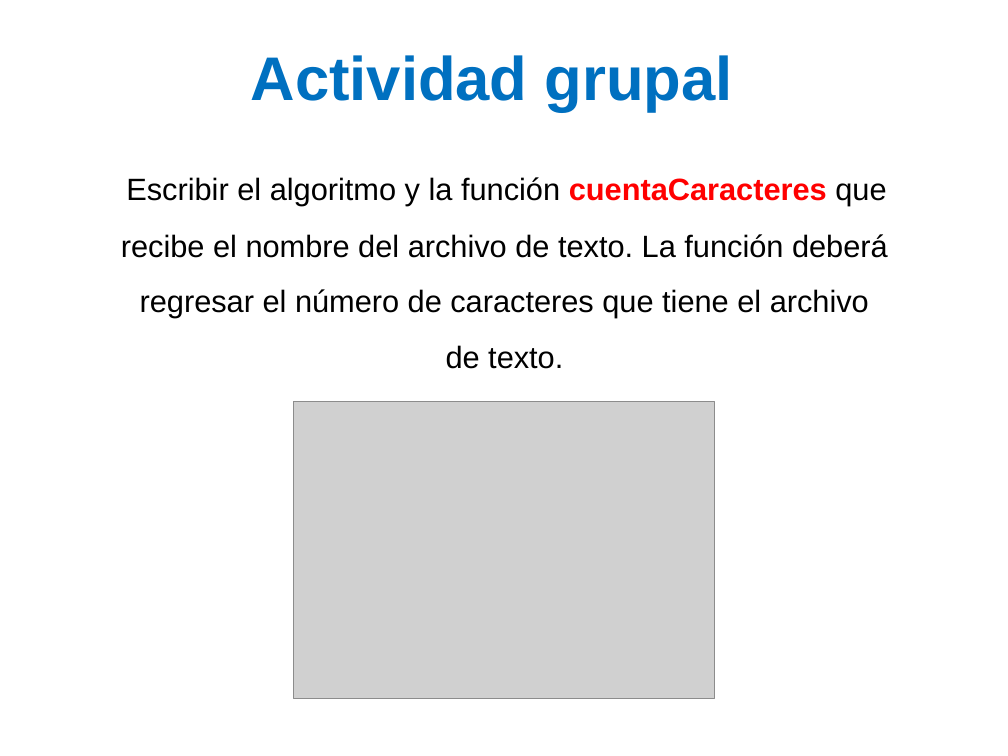
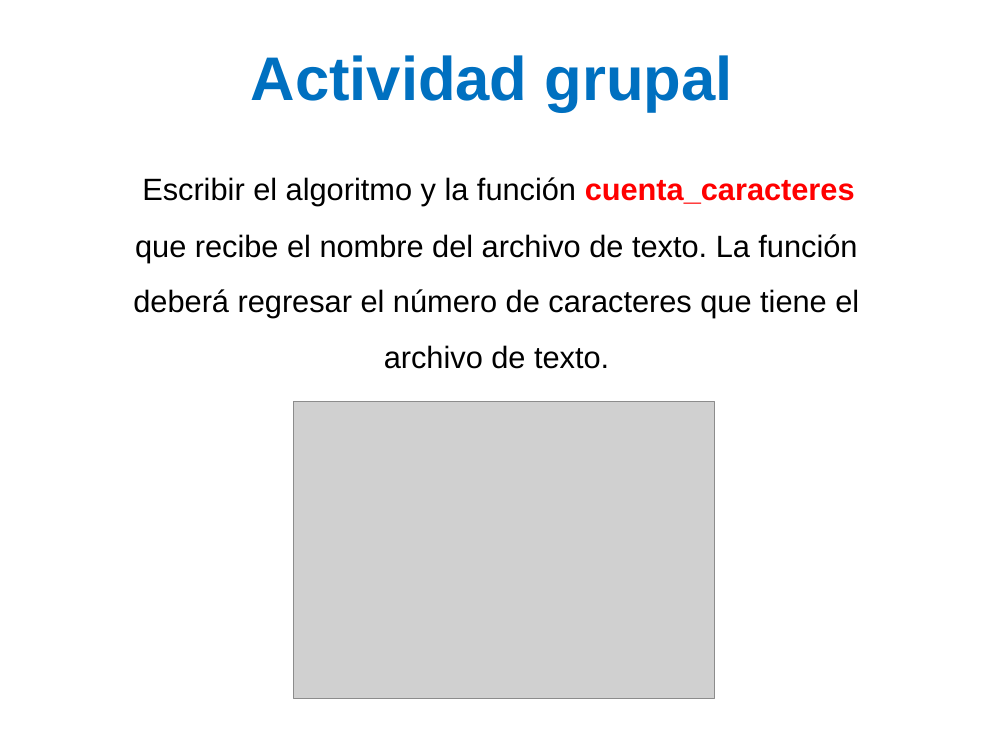
Before and after one commit to lizetheP/PensamientoC, a slide deck: slide 21 of CalendarioAgo20L/presentaciones/12_Archivos.pptx (slide 24 before the commit). Drawn at 1008x756 pixels with LibreOffice and Linux fonts; fonts in the diff are those of the drawing; grey boxes stand for pictures. Boxes give left, top, right and bottom in pixels: in the first picture for what was removed or moved away, otherwise in the second. Text is boxed around its words. In the diff, an @@ line names an element or a change of style, - is before the commit and + after.

```diff
--- a/CalendarioAgo20L/presentaciones/12_Archivos.pptx
+++ b/CalendarioAgo20L/presentaciones/12_Archivos.pptx
@@ text at [133,177,859,369]: text changed @@
-Escribir el algoritmo y la función cuentaCaracteres que recibe el nombre del archivo de texto. La función deberá regresar el número de caracteres que tiene el archivo de texto.
+Escribir el algoritmo y la función cuenta_caracteres que recibe el nombre del archivo de texto. La función deberá regresar el número de caracteres que tiene el archivo de texto.
```
Also in this commit, not shown: 15 other slides changed, 3 slides removed, 2 other files.
